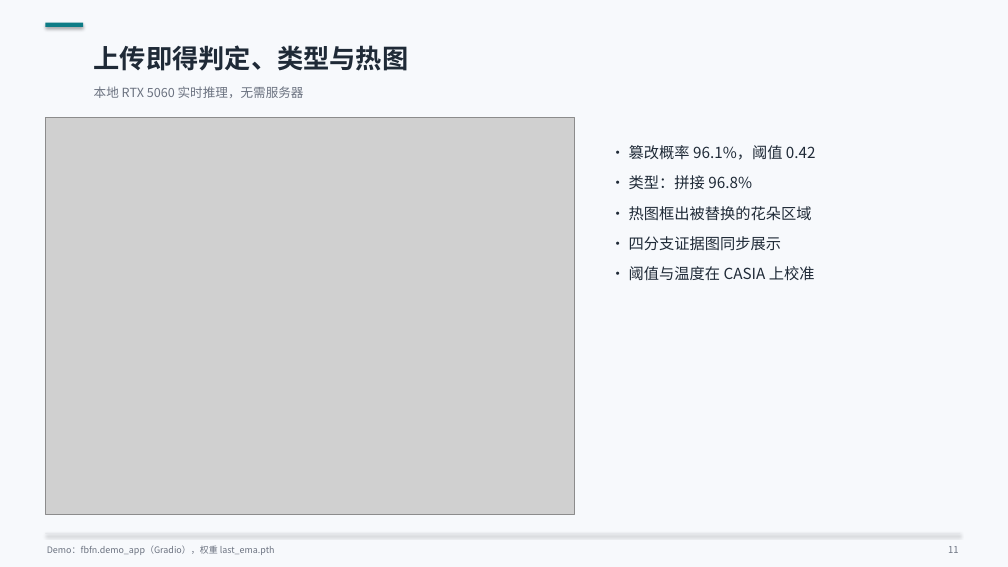
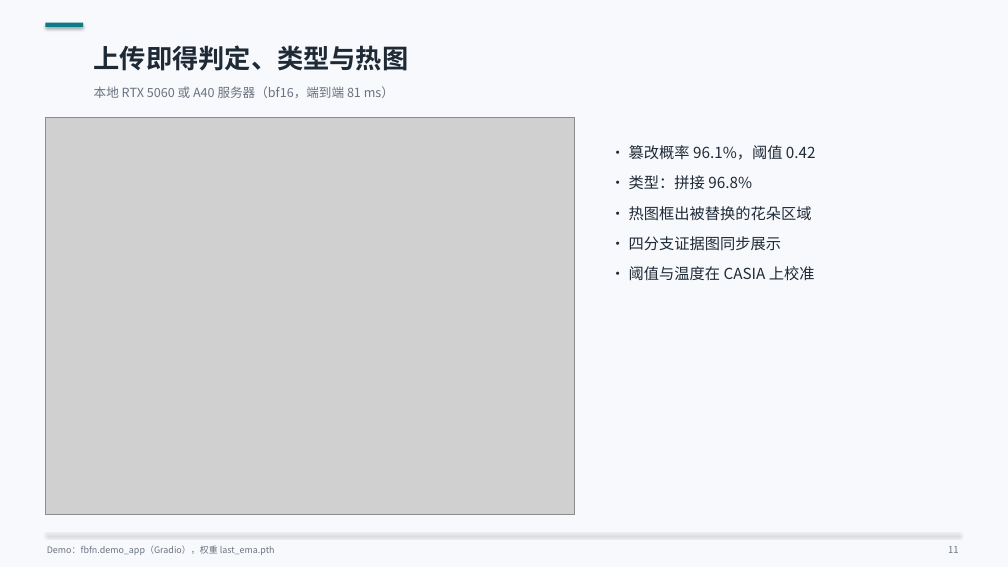
Before and after one commit to changest/Image-Tampering-Detection-3.0, a slide deck: slide 11 of paper/FBFN_v3.0_答辩.pptx. Drawn at 1008x567 pixels with LibreOffice and Linux fonts; fonts in the diff are those of the drawing; grey boxes stand for pictures. Boxes give left, top, right and bottom in pixels: in the first picture for what was removed or moved away, otherwise in the second. Text is boxed around its words. In the diff, an @@ line names an element or a change of style, - is before the commit and + after.

```diff
--- a/paper/FBFN_v3.0_答辩.pptx
+++ b/paper/FBFN_v3.0_答辩.pptx
@@ text at <box>94,86,394,98</box>: text changed @@
-本地 RTX 5060 实时推理，无需服务器
+本地 RTX 5060 或 A40 服务器（bf16，端到端 81 ms）
```
Also in this commit, not shown: 1 other slide changed, 7 other files.
